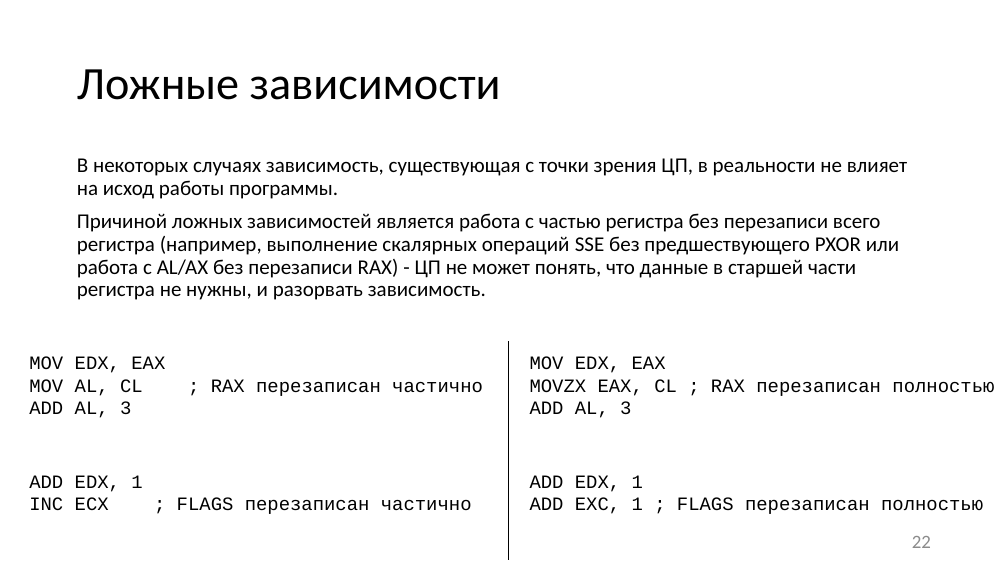
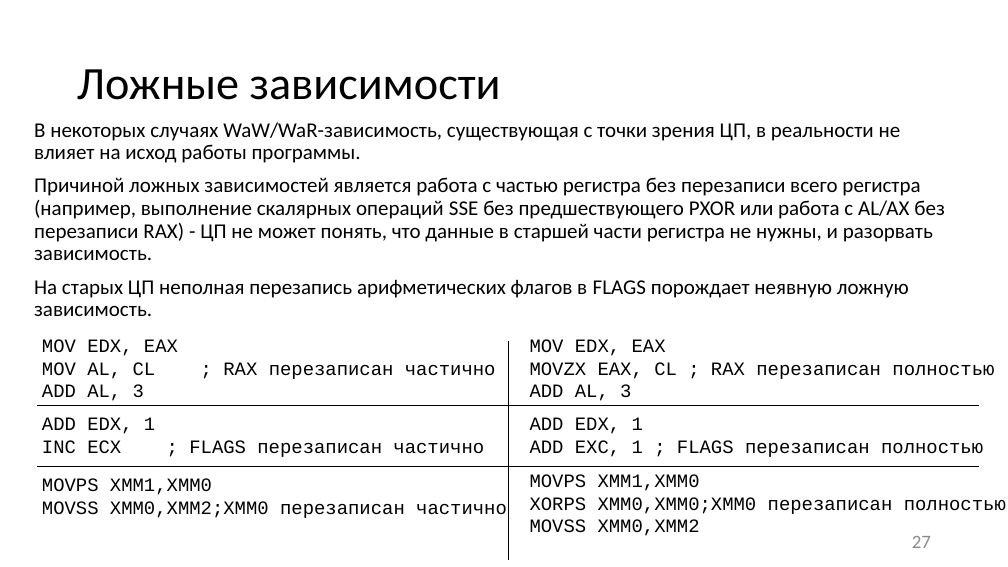
Before and after one commit to itsecd/low-level-programming, a slide deck: slide 27 of Lectures/7.Microarchitecture/Lecture7.pptx (slide 22 before the commit). Drawn at 1008x567 pixels with LibreOffice and Linux fonts; fonts in the diff are those of the drawing. Boxes give left, top, right and bottom in pixels: in the first picture for what was removed or moved away, otherwise in the second. Text is boxed around its words. In the diff, an @@ line names an element or a change of style, - is before the commit and + after.

```diff
--- a/Lectures/7.Microarchitecture/Lecture7.pptx
+++ b/Lectures/7.Microarchitecture/Lecture7.pptx
@@ text "В некоторых случаях WaW/WaR-зависимость, существующая ...": place and size @@
-text "В некоторых случаях WaW/WaR-зависимость, существующая ..." at <box>77,158,907,300</box>
+text "В некоторых случаях WaW/WaR-зависимость, существующая ..." at <box>34,122,945,316</box>
@@ text at <box>34,122,901,163</box>: text changed @@
-В некоторых случаях зависимость, существующая с точки зрения ЦП, в реальности не влияет на исход работы программы.
+В некоторых случаях WaW/WaR-зависимость, существующая с точки зрения ЦП, в реальности не влияет на исход работы программы.
@@ text at <box>34,279,909,316</box>: paragraph added @@
+На старых ЦП неполная перезапись арифметических флагов в FLAGS порождает неявную ложную зависимость.
@@ text "MOV EDX, EAX": place and size @@
-text "MOV EDX, EAX" at <box>29,356,483,396</box>
+text "MOV EDX, EAX" at <box>42,339,496,379</box>
@@ text "MOV EDX, EAX": place and size @@
-text "MOV EDX, EAX" at <box>530,356,994,418</box>
+text "MOV EDX, EAX" at <box>530,339,994,401</box>
@@ text "ADD EDX, 1 INC ECX ...": place and size @@
-text "ADD EDX, 1 INC ECX ..." at <box>29,475,472,514</box>
+text "ADD EDX, 1 INC ECX ..." at <box>42,417,484,457</box>
@@ line added from (38, 406) to (979, 406), #000000 0.5 pt @@
@@ text "ADD EDX, 1 ADD EXC, ...": place and size @@
-text "ADD EDX, 1 ADD EXC, ..." at <box>530,475,983,514</box>
+text "ADD EDX, 1 ADD EXC, ..." at <box>530,417,983,457</box>
@@ line added from (38, 467) to (979, 467), #000000 0.5 pt @@
@@ text added at <box>42,478,507,518</box>, 18 pt, text #000000 @@
+MOVPS XMM1,XMM0
+MOVSS XMM0,XMM2;XMM0 перезаписан частично
@@ text added at <box>530,474,1006,536</box>, 18 pt, text #000000 @@
+MOVPS XMM1,XMM0
+XORPS XMM0,XMM0;XMM0 перезаписан полностью
+MOVSS XMM0,XMM2
@@ page number at <box>912,536,931,548</box>: text changed @@
-22
+27
```
Also in this commit, not shown: 16 other slides changed, 6 slides added, 1 slide removed, 11 other files.
